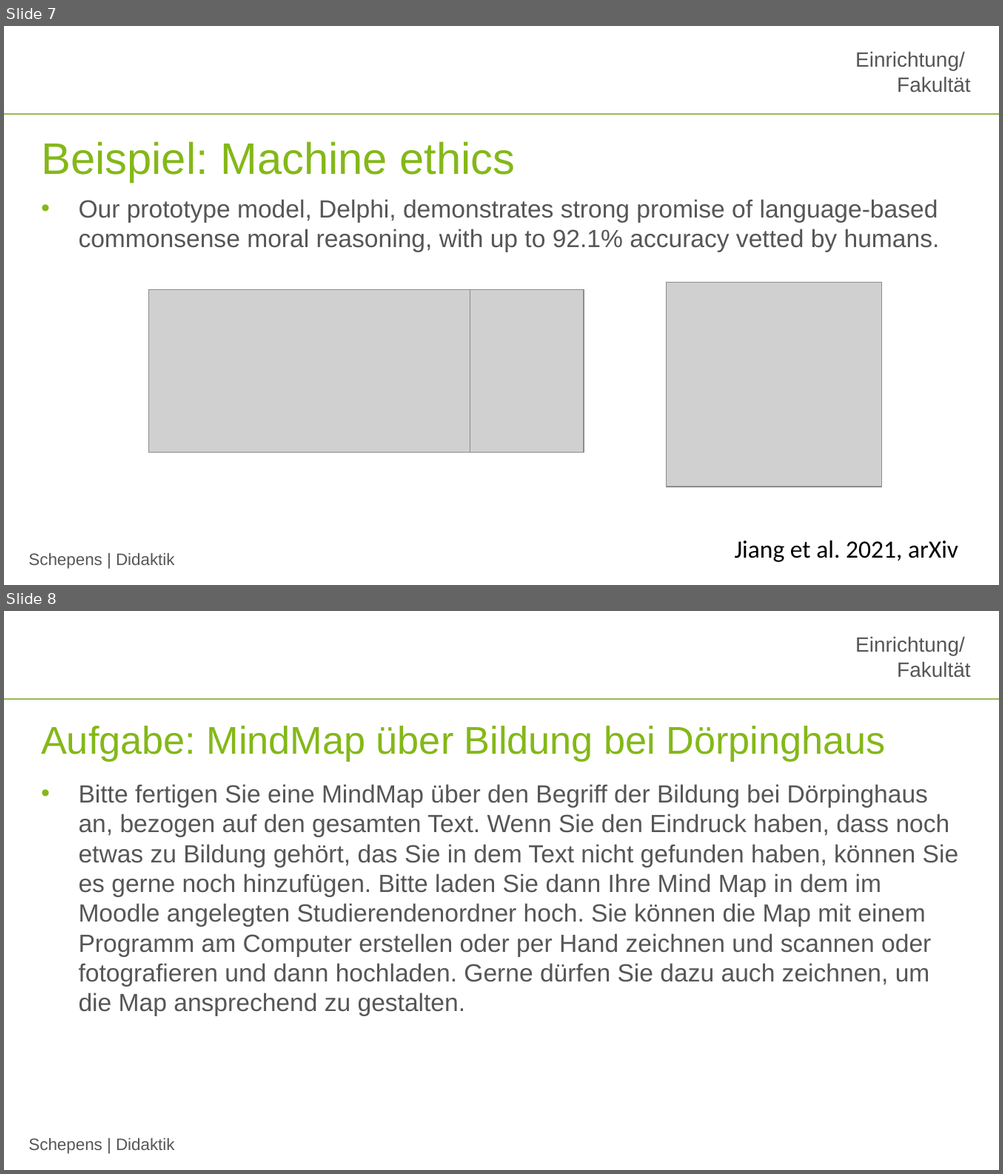
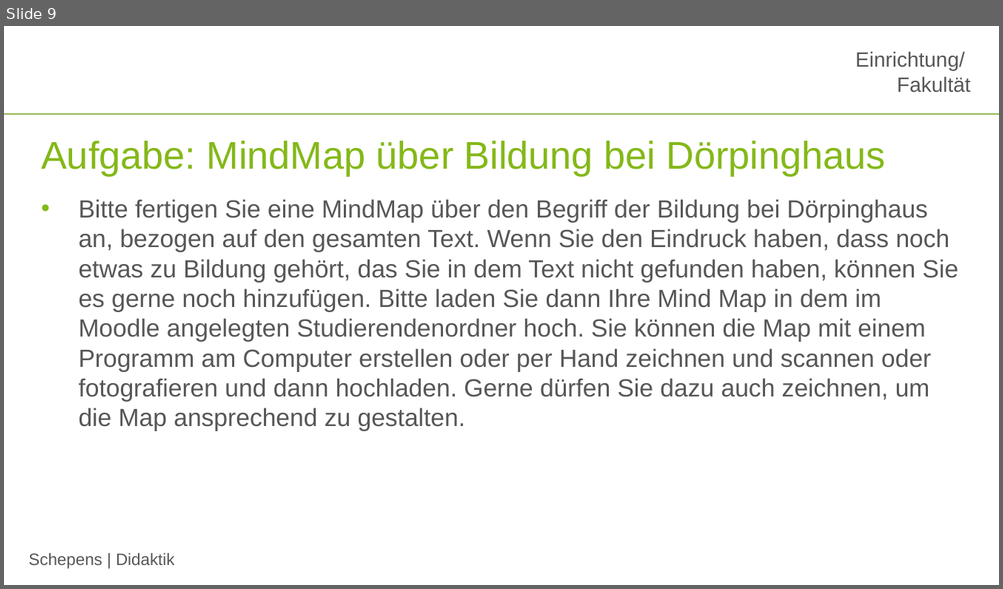
Before and after one commit to jobschepens/didakt22, a slide deck: folien/week4.pptx. Shown one above the other, each under a label of ours: slides 7 and 8 before the commit, slide 9 after it. The pictures are 1003x1174 and 1003x589 pixels, drawn with LibreOffice and Linux fonts; fonts in the diff are those of the drawing; grey boxes stand for pictures; background and template pictures are left out. Boxes give left, top, right and bottom in pixels: in the first picture for what was removed or moved away, otherwise in the second. Text is boxed around its words. In the diff, an @@ line names an element or a change of style, - is before the commit and + after.

```diff
--- a/folien/week4.pptx
+++ b/folien/week4.pptx
@@ slide 7 removed at bbox=[4, 26, 999, 585], background #FFFFFF; not listed: 3 template elements that a slide beside it also shows @@
@@ title removed at bbox=[41, 141, 515, 183] @@
-Beispiel: Machine ethics
@@ text removed at bbox=[79, 199, 939, 252] @@
-• Our prototype model, Delphi, demonstrates strong promise of language-based commonsense moral reasoning, with up to 92.1% accuracy vetted by humans.
@@ picture removed at bbox=[149, 291, 478, 453] @@
@@ picture removed at bbox=[470, 291, 584, 453] @@
@@ picture removed at bbox=[666, 283, 881, 488] @@
@@ text removed at bbox=[734, 540, 958, 562] @@
-Jiang et al. 2021, arXiv
@@ what was slide 8 is now slide 9 @@
```
Also in this commit, not shown: 4 slides added, 2 other slides removed.
